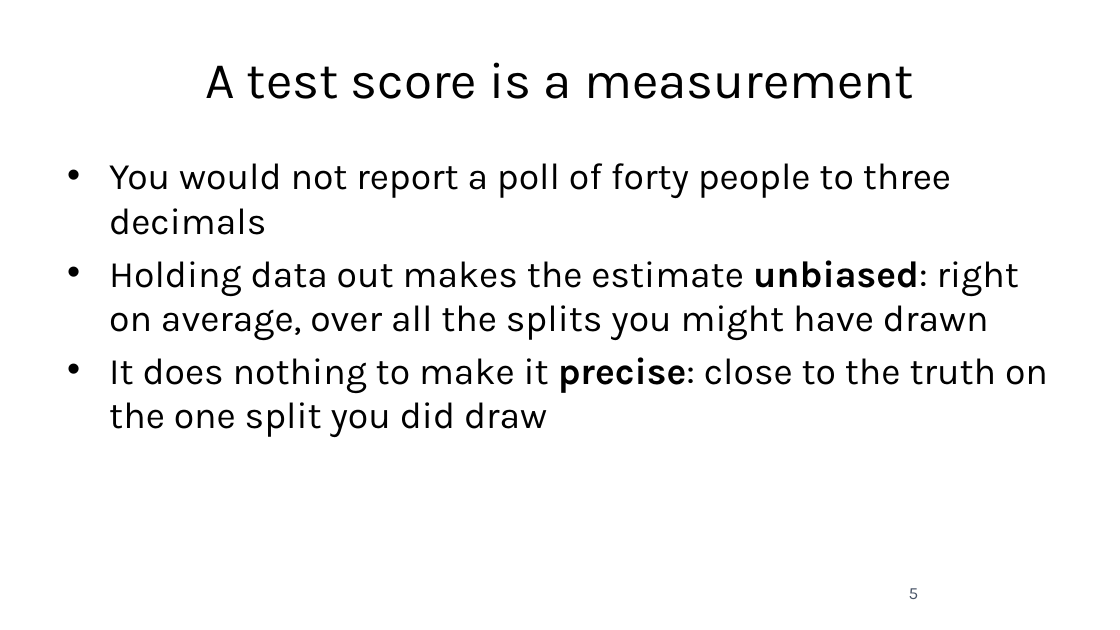
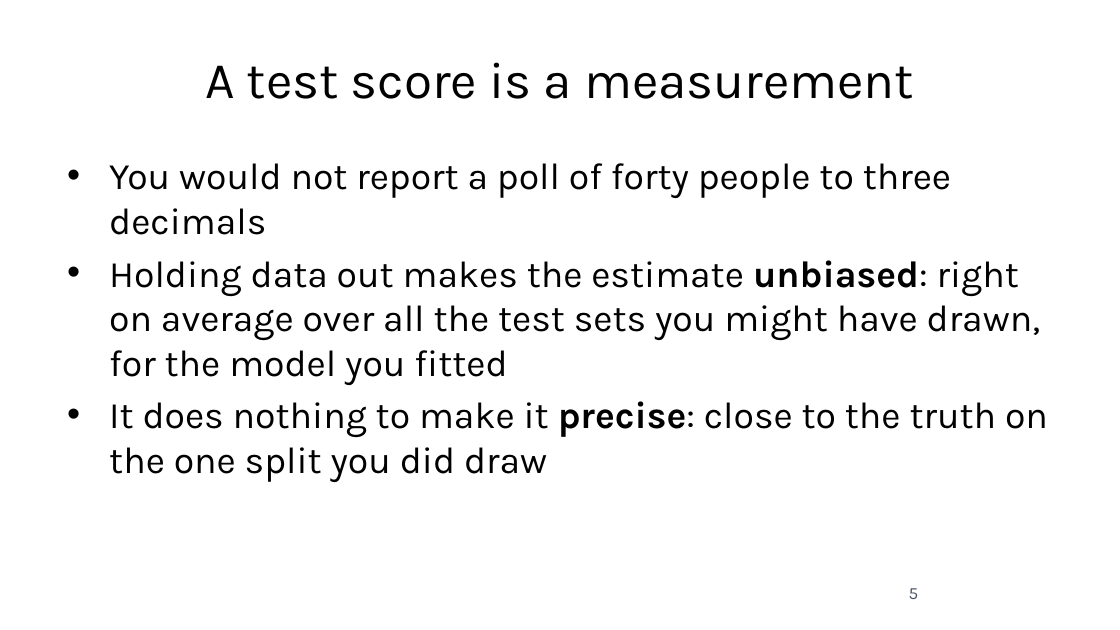
Before and after one commit to fabioantonini/technologies-for-artificial-intelligence, a slide deck: slide 5 of Lessons/05_experimental_methodology/Slides/experimental_methodology_slides.pptx. Drawn at 1120x630 pixels with LibreOffice and Linux fonts; fonts in the diff are those of the drawing; background and template pictures are left out. Boxes give left, top, right and bottom in pixels: in the first picture for what was removed or moved away, otherwise in the second. Text is boxed around its words. In the diff, an @@ line names an element or a change of style, - is before the commit and + after.

```diff
--- a/Lessons/05_experimental_methodology/Slides/experimental_methodology_slides.pptx
+++ b/Lessons/05_experimental_methodology/Slides/experimental_methodology_slides.pptx
@@ text at bbox=[109, 260, 1040, 385]: text changed @@
-• Holding data out makes the estimate unbiased: right on average, over all the splits you might have drawn
+• Holding data out makes the estimate unbiased: right on average over all the test sets you might have drawn, for the model you fitted
```
Also in this commit, not shown: 8 other slides changed, 17 other files.
